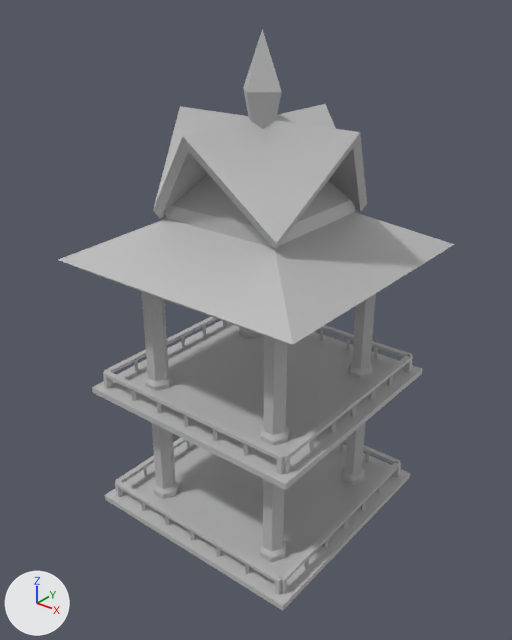
The FBX model BearPrototypes/Assets/Objects/Temple.fbx, before and after one commit.
Before and after are seen from a 50 mm lens placed at (31.8, -40.5, 44.3), pointed at (0.2, -0.9, 19.8). The axes (+X, +Y, +Z) are drawn at lower left. The lights are the same throughout. Where no turn or scale is listed for an object, it has been applied to the vertices.

Objects in the first picture: 'Column_01', 'Column_03', 'Column_04', 'Column_05', 'Column_06', 'Column_08', 'Rail', 'Rail1', 'Rail2', 'Rail3', 'Rail4', 'Rail6', 'Rail7', 'Roof', 'floor', 'floor1'.
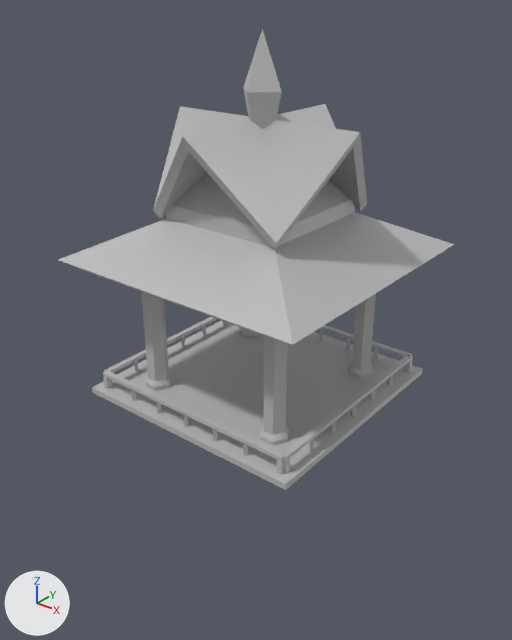
The newer file is also turned or shifted as a whole; pictures and numbers use the older file's frame.

Where the change shows, as pixel boxes [x1, y1, x2, y2] in the pictures (512 x 640 px; the box of a moved part takes in the faces that stretch with it):
```json
{"object": "floor", "change": "deleted", "before": [105, 441, 410, 611]}
{"object": "Rail", "change": "deleted", "before": [115, 480, 283, 595]}
{"object": "Column_04", "change": "deleted", "before": [260, 479, 286, 562]}
{"object": "Rail2", "change": "deleted", "before": [279, 461, 401, 594]}
{"object": "Column_01", "change": "deleted", "before": [151, 422, 179, 499]}
{"object": "Column_03", "change": "deleted", "before": [341, 422, 366, 485]}
{"object": "Rail3", "change": "deleted", "before": [116, 438, 190, 493]}
{"object": "Rail1", "change": "deleted", "before": [340, 438, 400, 464]}
{"part": 1, "of": "me_mesh_002", "change": "moved or reshaped", "before": [116, 438, 190, 493], "after": [104, 317, 226, 386]}
```

The change, as JSON lines over the scene's bpy script:
```json
{"block": "me_mesh_002", "where": "me_mesh_002.from_pydata(...)  # 56 vertices, 42 faces; spans x -9.2..-8.8, y -9.0..9.0, z -1.9..0.0"}
{"block": "me_mesh_002", "change": "me_mesh_002 part 1: the whole mesh is turned -90 degrees about the x axis through the mesh origin and scaled by 100"}
{"op": "remove", "block": "ob_rail3", "code": ["ob_rail3 = bpy.data.objects.new('Rail3', me_mesh_002)", "ob_rail3.location = (0.0, 0.0, 4.3)"]}
{"op": "remove", "block": "ob_rail2", "code": ["ob_rail2 = bpy.data.objects.new('Rail2', me_mesh_001)", "ob_rail2.location = (0.0, 0.0, 4.3)"]}
{"op": "remove", "block": "ob_rail1", "code": ["ob_rail1 = bpy.data.objects.new('Rail1', me_mesh_003)", "ob_rail1.location = (0.0, 0.0, 4.3)"]}
{"op": "remove", "block": "ob_column_03", "code": ["ob_column_03 = bpy.data.objects.new('Column_03', me_mesh_012)", "ob_column_03.location = (6.0, 6.0, 7.94)"]}
{"op": "remove", "block": "ob_rail", "code": ["ob_rail = bpy.data.objects.new('Rail', me_mesh_004)", "ob_rail.location = (0.0, 0.0, 4.3)"]}
{"op": "set", "path": "ob_rail6", "old": "bpy.data.objects.new('Rail6', me_mesh_007)", "new": "bpy.data.objects.new('Rail6', me_mesh_002)"}
{"op": "remove", "block": "ob_column_04", "code": ["ob_column_04 = bpy.data.objects.new('Column_04', me_mesh_013)", "ob_column_04.location = (6.0, -6.0, 7.94)"]}
{"op": "remove", "block": "ob_floor", "code": ["ob_floor = bpy.data.objects.new('floor', me_mesh)", "ob_floor.location = (0.0, 0.0, 2.64)"]}
{"op": "remove", "block": "ob_column_01", "code": ["ob_column_01 = bpy.data.objects.new('Column_01', me_mesh_010)", "ob_column_01.location = (-6.0, -6.0, 7.94)"]}
```
